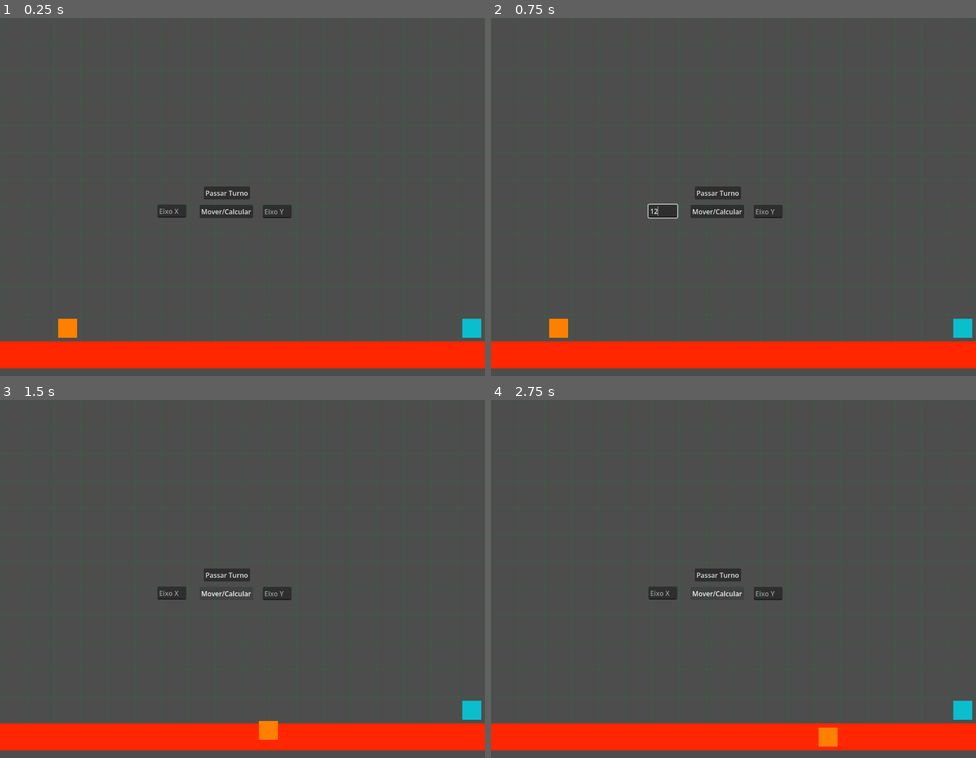
Above: before the commit, frames 1-4 (two rows, left to right).
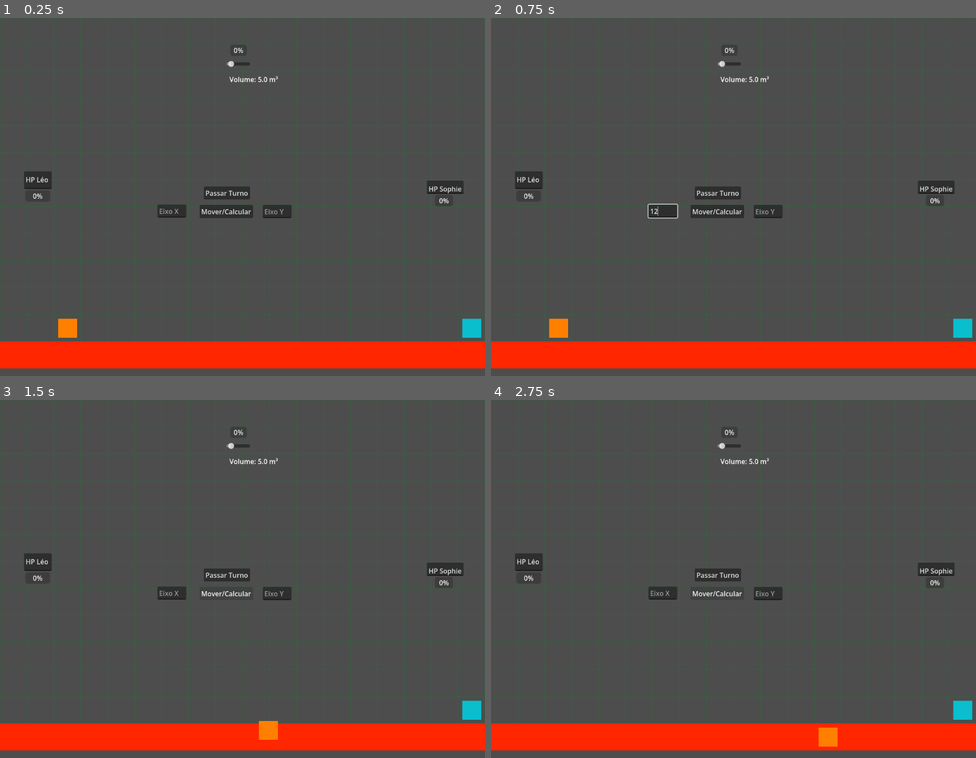
Above: after the commit, the same moments.

Repository: Olliver-0/matter-strike
Game: Godot game, scene res://level_manager.tscn
Two runs of this game, one before a commit and one after it. Both use one fixed random seed, a clock stepped at 60 frames per second and the inputs below. The project has no main scene, so this scene is started directly.
Inputs (mouse positions are in pixels of both pictures, inside the frame that each line leads up to):
- Up to frame 1 (0.25 s): no input
- Up to frame 2 (0.75 s): click (660, 211) at 0.52 s; type "12" at 0.6 s
- Up to frame 3 (1.5 s): click (276, 593) at 0.75 s; type "12" at 0.83 s; click "Mover/Calcular" at 1.25 s
- Up to frame 4 (2.75 s): click "Mover/Calcular" at 2 s

The runs differ from the first frame. In frame 1, 0.7% of the frame differs, in the area x 5-96%, y 8-52%; in frame 2, 0.7%; in frame 3, 0.7%; in frame 4, 0.7%.

Commit message:
Feat: Adiciona HUD de status e seletor de massa

Diff:
--- /dev/null
+++ b/hud.gd
@@ -0,0 +1,25 @@
+extends CanvasLayer
+
+@onready var mass_slider = $MassSlider
+@onready var volume_label = $VolumeLabel
+
+func _ready():
+	# Configura o slider
+	mass_slider.min_value = 1
+	mass_slider.max_value = 100
+	mass_slider.value = 10
+
+	# Conecta o sinal de mudança do slider
+	mass_slider.value_changed.connect(_on_mass_changed)
+
+	# Calcula o volume inicial
+	_update_volume(mass_slider.value)
+
+func _on_mass_changed(value):
+	_update_volume(value)
+
+func _update_volume(mass):
+	# Regra simples: Densidade fixa (ex: 2.0)
+	var density = 2.0
+	var volume = mass / density
+	volume_label.text = "Volume: " + str(volume) + " m³"
--- /dev/null
+++ b/hud.tscn
@@ -0,0 +1,50 @@
+[gd_scene format=3 uid="uid://0p3r435oqmfa"]
+
+[ext_resource type="Script" uid="uid://ilaf0w23pqoe" path="res://hud.gd" id="1_37p78"]
+
+[node name="HUD" type="CanvasLayer" unique_id=1963854171]
+script = ExtResource("1_37p78")
+
+[node name="LeoHPBar" type="ProgressBar" parent="." unique_id=569235229]
+offset_left = 60.0
+offset_top = 409.0
+offset_right = 119.0
+offset_bottom = 436.0
+
+[node name="SophieHPBar" type="ProgressBar" parent="." unique_id=1896308650]
+offset_left = 1033.0
+offset_top = 420.0
+offset_right = 1076.0
+offset_bottom = 447.0
+
+[node name="EnergyBar" type="ProgressBar" parent="." unique_id=1272190674]
+offset_left = 547.0
+offset_top = 63.0
+offset_right = 586.0
+offset_bottom = 90.0
+
+[node name="MassSlider" type="HSlider" parent="." unique_id=695155100]
+offset_left = 538.0
+offset_top = 101.0
+offset_right = 594.0
+offset_bottom = 117.0
+
+[node name="VolumeLabel" type="Label" parent="." unique_id=282988866]
+offset_left = 545.0
+offset_top = 134.0
+offset_right = 585.0
+offset_bottom = 157.0
+
+[node name="HPLeo" type="TextEdit" parent="." unique_id=2127083808]
+offset_left = 57.0
+offset_top = 364.0
+offset_right = 123.0
+offset_bottom = 406.0
+text = "HP Léo"
+
+[node name="HPSophie" type="TextEdit" parent="." unique_id=319450044]
+offset_left = 1014.0
+offset_top = 386.0
+offset_right = 1101.0
+offset_bottom = 418.0
+text = "HP Sophie"
--- a/level_manager.tscn
+++ b/level_manager.tscn
@@ -4,6 +4,7 @@
 [ext_resource type="PackedScene" uid="uid://5k8lf26tmvrd" path="res://engineer.tscn" id="1_fvluo"]
 [ext_resource type="Script" uid="uid://cdw824okdgt7s" path="res://level_manager.gd" id="1_k1abw"]
 [ext_resource type="PackedScene" uid="uid://dua0cbx2ekiht" path="res://terminal_ui.tscn" id="4_5x5fn"]
+[ext_resource type="PackedScene" uid="uid://0p3r435oqmfa" path="res://hud.tscn" id="5_5x5fn"]
 
 [node name="LevelManager" type="Node" unique_id=1567176229]
 script = ExtResource("1_k1abw")
@@ -26,3 +27,5 @@
 logical_position = Vector2(17, 11)
 
 [node name="TerminalUI" parent="." unique_id=44111674 instance=ExtResource("4_5x5fn")]
+
+[node name="HUD" parent="." unique_id=1963854171 instance=ExtResource("5_5x5fn")]
Not shown, added: hud.gd.uid
